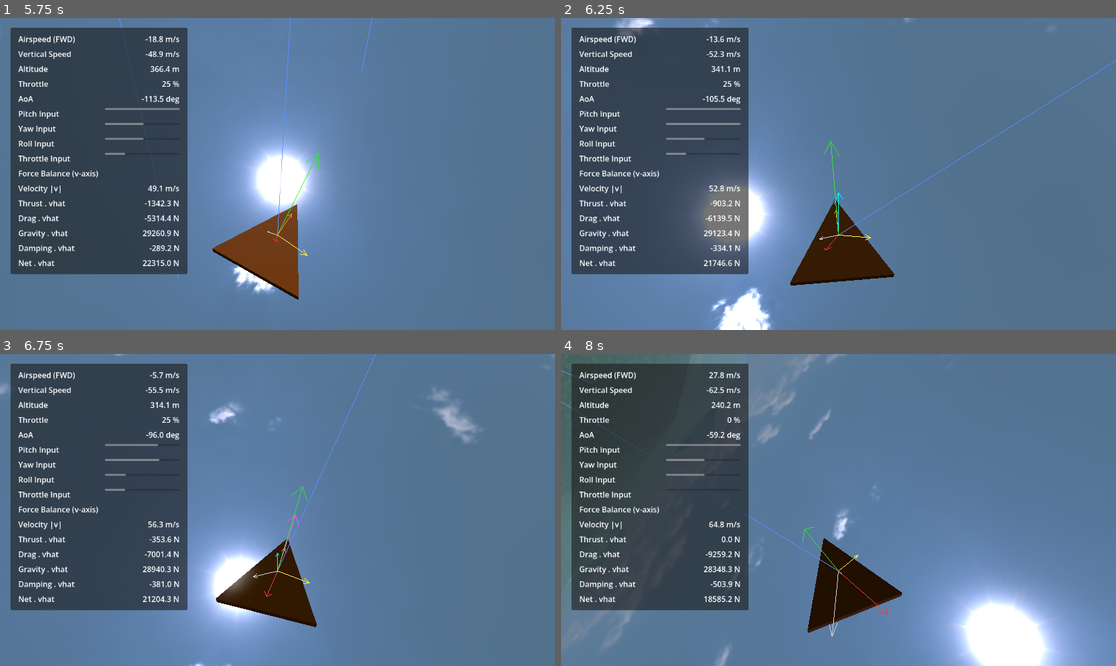
Above: before the commit, frames 1-4 (two rows, left to right).
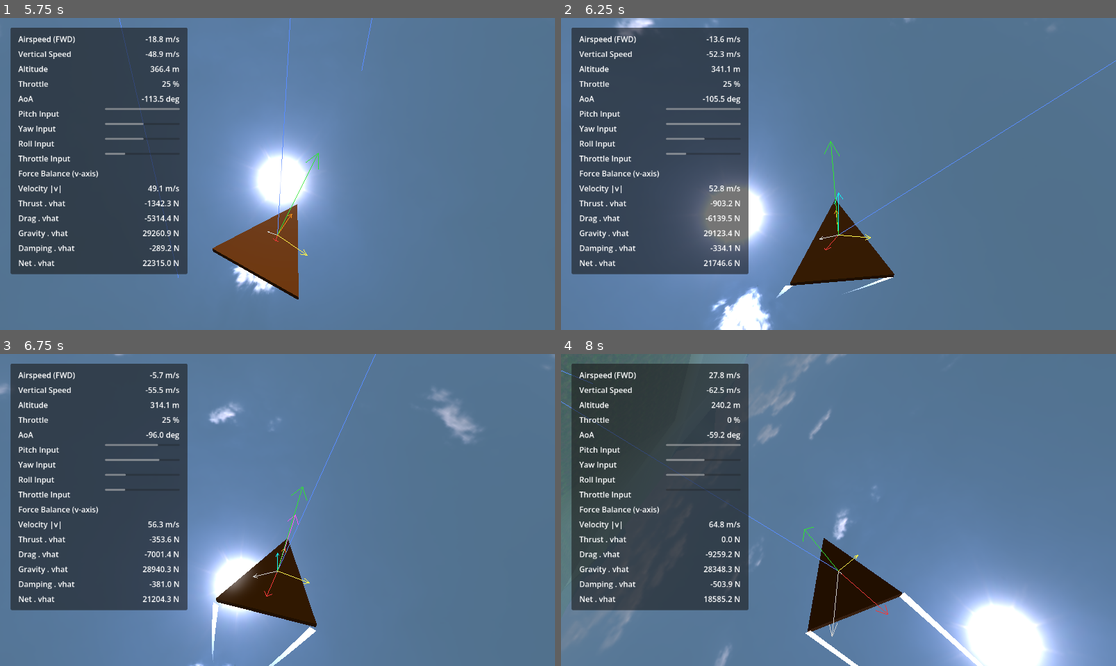
Above: after the commit, the same moments.

Repository: IzalithSky/merlin
Game: Godot game, scene res://scenes/main_menu.tscn
The game is run twice, just before and just after one commit, with the same random seed, the same clock (stepped at 60 frames per second) and the same inputs.
Inputs (mouse positions are in pixels of both pictures, inside the frame that each line leads up to):
- Up to frame 1 (5.75 s): click "New Game (Solo)" at 0.5 s; tap Enter at 1.25 s; move the mouse to (305, 174) at 1.27 s; hold Q 1.28-2.03 s; hold W from 1.28 s (still down); click (305, 174) at 1.42 s; tap Space at 1.52, 2.27, 3.77, 4.52, 5.27 s; move the mouse to (249, 174) at 2.02 s; tap E at 2.1 s; move the mouse to (288, 167) at 2.77 s; hold Shift 2.78-3.53 s; move the mouse to (271, 180) at 3.52 s; tap Ctrl at 3.6 s; click (271, 180) at 3.67 s; move the mouse to (316, 177) at 4.27 s; hold R 4.28-5.03 s; move the mouse to (233, 170) at 5.02 s; tap F at 5.1 s
- Up to frame 2 (6.25 s): keep holding W; move the mouse to (844, 174) at 5.77 s; hold Q from 5.78 s (still down); click (844, 174) at 5.92 s
- Up to frame 3 (6.75 s): move the mouse to (255, 503) at 6.52 s; release W at 6.53 s; release Q at 6.53 s; hold D from 6.53 s (still down); tap E at 6.6 s
- Up to frame 4 (8 s): tap Space at 6.77, 7.52 s; move the mouse to (866, 510) at 7.27 s; release D at 7.28 s; hold W from 7.28 s (still down); hold Shift from 7.28 s (still down)

Frame 1 is identical in both runs. In frame 2, less than 0.1% of the frame differs, in the area x 38-60%, y 83-90%; in frame 3, 0.3%; in frame 4, 0.5%, in the area x 44-77%, y 76-100%.

Commit message:
add wing trail visuals

Diff:
--- a/scenes/plane_character.tscn
+++ b/scenes/plane_character.tscn
@@ -1,6 +1,8 @@
 [gd_scene format=3 uid="uid://bio3tkswfltrc"]
 
 [ext_resource type="Script" uid="uid://cga1tya6tia2b" path="res://scripts/plane_character_controller.gd" id="1_plane"]
+[ext_resource type="PackedScene" path="res://scenes/wing_trail.tscn" id="2_wing_trail"]
+[ext_resource type="Script" uid="uid://d1o81vttixei4" path="res://scripts/plane_wing_trails.gd" id="3_wing_trails"]
 
 [sub_resource type="BoxShape3D" id="BoxShape3D_plane_collision"]
 size = Vector3(10, 1, 10)
@@ -19,9 +21,7 @@
 contact_monitor = true
 max_contacts_reported = 4
 linear_damp_mode = 1
-linear_damp = 0.0
 angular_damp_mode = 1
-angular_damp = 0.0
 script = ExtResource("1_plane")
 
 [node name="CollisionShape3D" type="CollisionShape3D" parent="." unique_id=251207333]
@@ -30,3 +30,12 @@
 [node name="BodyMesh" type="MeshInstance3D" parent="." unique_id=219576509]
 transform = Transform3D(-1, -8.742278e-08, 3.821371e-15, 0, -4.371139e-08, -1, 8.742278e-08, -1, 4.371139e-08, 0, 0, 0)
 mesh = SubResource("PrismMesh_plane_body")
+
+[node name="WingTrails" type="Node3D" parent="." unique_id=1860878340]
+script = ExtResource("3_wing_trails")
+
+[node name="LeftTrail" parent="WingTrails" unique_id=1246277956 instance=ExtResource("2_wing_trail")]
+transform = Transform3D(1, 0, 0, 0, 1, 0, 0, 0, 1, -5, 0, 5)
+
+[node name="RightTrail" parent="WingTrails" unique_id=2146163335 instance=ExtResource("2_wing_trail")]
+transform = Transform3D(1, 0, 0, 0, 1, 0, 0, 0, 1, 5, 0, 5)
--- /dev/null
+++ b/scenes/wing_trail.tscn
@@ -0,0 +1,18 @@
+[gd_scene load_steps=4 format=3]
+
+[ext_resource type="Script" path="res://scripts/visual_trail_3d.gd" id="1_trail"]
+
+[sub_resource type="StandardMaterial3D" id="StandardMaterial3D_wing_trail"]
+transparency = 1
+blend_mode = 1
+cull_mode = 2
+shading_mode = 0
+vertex_color_use_as_albedo = true
+
+[sub_resource type="ImmediateMesh" id="ImmediateMesh_wing_trail"]
+
+[node name="Trail" type="MeshInstance3D"]
+material_override = SubResource("StandardMaterial3D_wing_trail")
+mesh = SubResource("ImmediateMesh_wing_trail")
+script = ExtResource("1_trail")
+trail_enabled = false
--- /dev/null
+++ b/scripts/plane_wing_trails.gd
@@ -0,0 +1,61 @@
+extends Node3D
+
+
+const VISUAL_TRAIL_SCRIPT := preload("res://scripts/visual_trail_3d.gd")
+
+@export var trails_enabled := true
+@export var min_airspeed := 50.0
+@export var min_abs_aoa_deg := 4.0
+@export var min_pitch_rate_deg_per_second := 12.0
+
+var _plane: RigidBody3D
+var _trails: Array[Node] = []
+var _last_plane_position := Vector3.ZERO
+
+
+func _ready() -> void:
+	_plane = get_parent() as RigidBody3D
+	_last_plane_position = _plane.global_position if _plane != null else global_position
+	_collect_trails()
+
+
+func _physics_process(delta: float) -> void:
+	var active := _should_emit_trails(delta)
+	for trail in _trails:
+		trail.set("trail_enabled", active)
+
+
+func _collect_trails() -> void:
+	_trails.clear()
+	for child in get_children():
+		if child.get_script() == VISUAL_TRAIL_SCRIPT:
+			_trails.append(child)
+
+
+func _should_emit_trails(delta: float) -> bool:
+	if not trails_enabled or _plane == null:
+		return false
+
+	var estimated_speed := 0.0
+	if delta > 0.0:
+		estimated_speed = _plane.global_position.distance_to(_last_plane_position) / delta
+	_last_plane_position = _plane.global_position
+
+	var airspeed := maxf(_plane.linear_velocity.length(), estimated_speed)
+	if airspeed < min_airspeed:
+		return false
+
+	var abs_aoa := _get_abs_aoa_deg()
+	var pitch_rate := _get_abs_pitch_rate_deg_per_second()
+	return abs_aoa >= min_abs_aoa_deg or pitch_rate >= min_pitch_rate_deg_per_second
+
+
+func _get_abs_aoa_deg() -> float:
+	if _plane.has_method("get_aoa_deg"):
+		return absf(float(_plane.call("get_aoa_deg")))
+	return 0.0
+
+
+func _get_abs_pitch_rate_deg_per_second() -> float:
+	var local_angular_velocity := _plane.global_transform.basis.orthonormalized().transposed() * _plane.angular_velocity
+	return absf(rad_to_deg(local_angular_velocity.x))
--- /dev/null
+++ b/scripts/visual_trail_3d.gd
@@ -0,0 +1,155 @@
+class_name VisualTrail3D
+extends MeshInstance3D
+
+
+@export var permanent := true
+@export var trail_enabled := true
+@export var from_width := 0.35
+@export var to_width := 0.05
+@export_range(0.5, 2.0) var width_fade_power := 1.0
+@export var motion_delta := 1.0
+@export var lifespan := 1.5
+@export var max_points := 96
+@export var scale_texture := false
+@export var start_color := Color(1.0, 1.0, 1.0, 0.75)
+@export var end_color := Color(1.0, 1.0, 1.0, 0.0)
+
+var node_ttl := -1.0
+
+var _points: Array[Vector3] = []
+var _widths: Array[Array] = []
+var _life_points: Array[float] = []
+var _last_position := Vector3.ZERO
+var _immediate_mesh: ImmediateMesh
+var _renderer: MeshInstance3D
+
+
+func _ready() -> void:
+	_last_position = global_position
+	_create_world_renderer()
+
+
+func _exit_tree() -> void:
+	if is_instance_valid(_renderer):
+		_renderer.queue_free()
+
+
+func _process(delta: float) -> void:
+	if _renderer == null or not _renderer.is_inside_tree():
+		return
+
+	if not permanent and node_ttl >= 0.0:
+		node_ttl -= delta
+		if node_ttl <= 0.0:
+			queue_free()
+			return
+
+	var moved := _last_position.distance_to(global_position) >= maxf(motion_delta, 0.001)
+	if trail_enabled and moved:
+		_append_point()
+		_last_position = global_position
+	elif not trail_enabled:
+		_last_position = global_position
+
+	var point_index := 0
+	while point_index < _points.size():
+		_life_points[point_index] += delta
+		if _life_points[point_index] > maxf(lifespan, 0.001):
+			_remove_point(point_index)
+			continue
+		point_index += 1
+
+	_build_mesh()
+
+
+func clear_trail() -> void:
+	_points.clear()
+	_widths.clear()
+	_life_points.clear()
+	_last_position = global_position
+	if _immediate_mesh != null:
+		_immediate_mesh.clear_surfaces()
+
+
+func _append_point() -> void:
+	var emitter_position := global_position
+	var width_axis := _get_stable_width_axis(emitter_position)
+	var width_from := width_axis * from_width
+	var width_to := width_axis * to_width
+
+	_points.append(emitter_position)
+	_widths.append([width_from, width_from - width_to])
+	_life_points.append(0.0)
+
+	while _points.size() > max_points:
+		_remove_point(0)
+
+
+func _remove_point(point_index: int) -> void:
+	_points.remove_at(point_index)
+	_widths.remove_at(point_index)
+	_life_points.remove_at(point_index)
+
+
+func _build_mesh() -> void:
+	if _immediate_mesh == null:
+		return
+
+	_immediate_mesh.clear_surfaces()
+	if _points.size() < 2:
+		return
+
+	_immediate_mesh.surface_begin(Mesh.PRIMITIVE_TRIANGLE_STRIP)
+	var point_count := _points.size()
+	for point_index in range(point_count):
+		var t := float(point_index) / float(point_count - 1)
+		var color := start_color.lerp(end_color, 1.0 - t)
+		var width_scale := pow(1.0 - t, width_fade_power)
+		var width_from := _widths[point_index][0] as Vector3
+		var width_delta := _widths[point_index][1] as Vector3
+		var half_width := width_from - width_scale * width_delta
+
+		_immediate_mesh.surface_set_color(color)
+		if scale_texture:
+			_immediate_mesh.surface_set_uv(Vector2(motion_delta * point_index, 0.0))
+			_immediate_mesh.surface_add_vertex(_renderer.to_local(_points[point_index] + half_width))
+			_immediate_mesh.surface_set_uv(Vector2(motion_delta * (point_index + 1), 1.0))
+			_immediate_mesh.surface_add_vertex(_renderer.to_local(_points[point_index] - half_width))
+		else:
+			_immediate_mesh.surface_set_uv(Vector2(t, 0.0))
+			_immediate_mesh.surface_add_vertex(_renderer.to_local(_points[point_index] + half_width))
+			_immediate_mesh.surface_set_uv(Vector2(t, 1.0))
+			_immediate_mesh.surface_add_vertex(_renderer.to_local(_points[point_index] - half_width))
+	_immediate_mesh.surface_end()
+
+
+func _create_world_renderer() -> void:
+	_immediate_mesh = ImmediateMesh.new()
+	_renderer = MeshInstance3D.new()
+	_renderer.name = "%sWorldTrail" % name
+	_renderer.top_level = true
+	_renderer.global_transform = Transform3D.IDENTITY
+	_renderer.material_override = material_override
+	_renderer.mesh = _immediate_mesh
+	get_tree().root.add_child.call_deferred(_renderer)
+	mesh = null
+
+
+func _get_stable_width_axis(emitter_position: Vector3) -> Vector3:
+	var movement_direction := Vector3.ZERO
+	if not _points.is_empty():
+		movement_direction = emitter_position - _points[_points.size() - 1]
+	elif emitter_position.distance_squared_to(_last_position) > 0.000001:
+		movement_direction = emitter_position - _last_position
+
+	if movement_direction.length_squared() > 0.000001:
+		movement_direction = movement_direction.normalized()
+		var world_up_width_axis := movement_direction.cross(Vector3.UP)
+		if world_up_width_axis.length_squared() > 0.000001:
+			return world_up_width_axis.normalized()
+
+		var world_right_width_axis := movement_direction.cross(Vector3.RIGHT)
+		if world_right_width_axis.length_squared() > 0.000001:
+			return world_right_width_axis.normalized()
+
+	return global_transform.basis.x.normalized()
Not shown, added: scripts/plane_wing_trails.gd.uid
Not shown, added: scripts/visual_trail_3d.gd.uid
